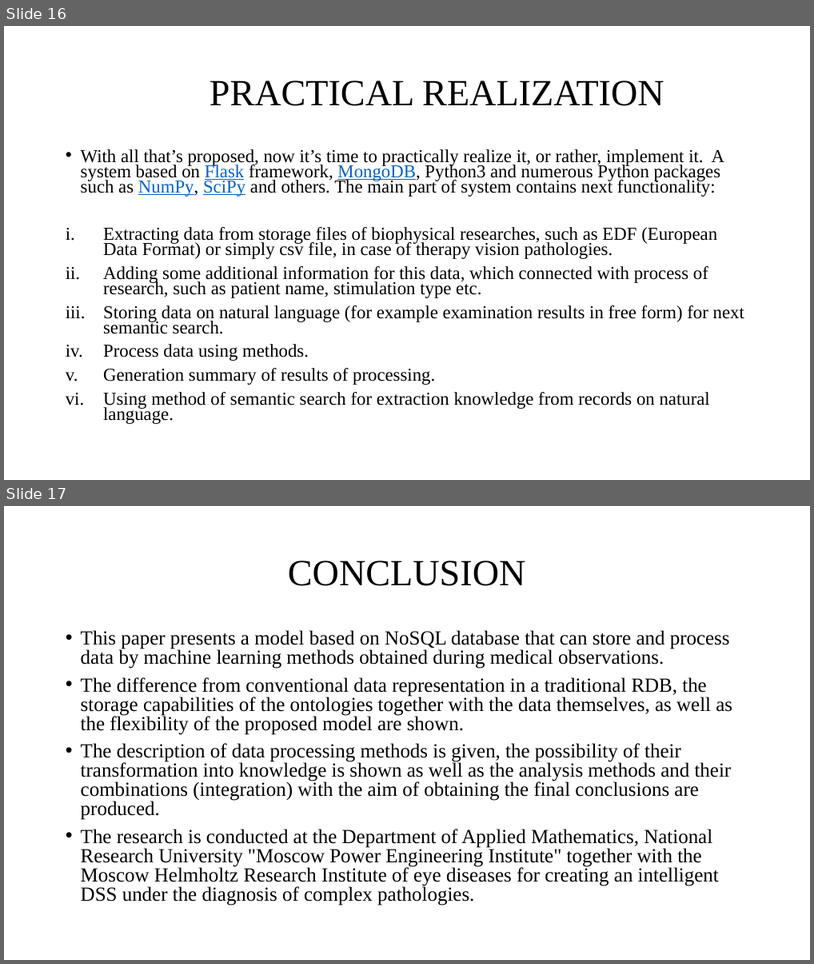
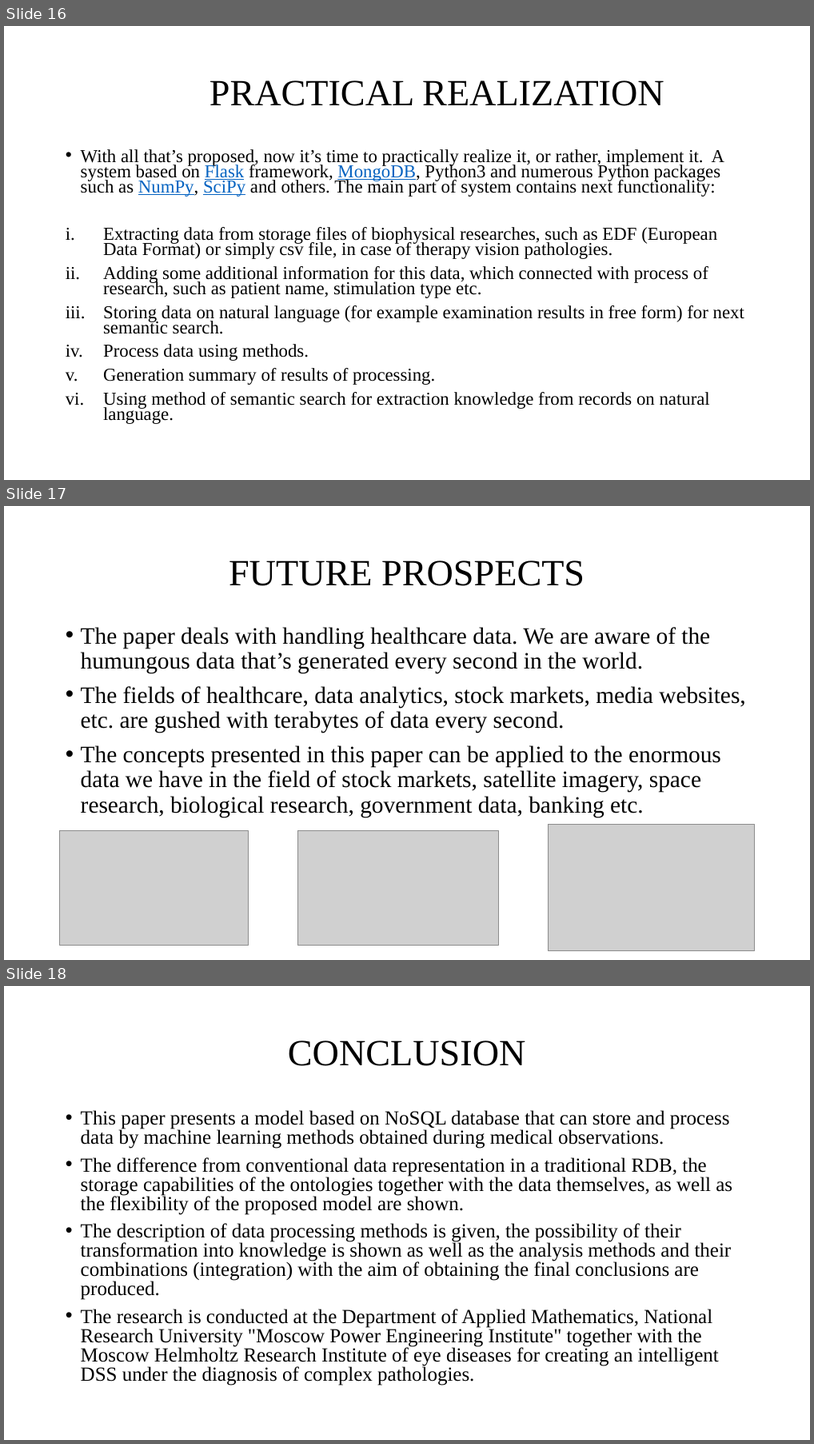
Before and after one commit to arghyadeep99/SYLabWork, a slide deck: RDBMS Lab/1711072-Arghyadeep Das-RDBMS-IA1.pptx. Shown one above the other, each under a label of ours: slides 16 and 17 before the commit, slides 16, 17 and 18 after it. The pictures are 814x964 and 814x1444 pixels, drawn with LibreOffice and Linux fonts; fonts in the diff are those of the drawing; grey boxes stand for pictures; background and template pictures are left out. Boxes give left, top, right and bottom in pixels: in the first picture for what was removed or moved away, otherwise in the second. Text is boxed around its words. In the diff, an @@ line names an element or a change of style, - is before the commit and + after.

```diff
--- a/RDBMS Lab/1711072-Arghyadeep Das-RDBMS-IA1.pptx
+++ b/RDBMS Lab/1711072-Arghyadeep Das-RDBMS-IA1.pptx
@@ slide 17 added at (4, 506, 810, 960), background picture (left out) @@
@@ title added at (229, 560, 585, 586), 44 pt, text #000000 @@
+FUTURE PROSPECTS
@@ text added at (81, 627, 746, 817), 28 pt, text #000000 @@
+• The paper deals with handling healthcare data. We are aware of the humungous data that’s generated every second in the world.
+• The fields of healthcare, data analytics, stock markets, media websites, etc. are gushed with terabytes of data every second.
+• The concepts presented in this paper can be applied to the enormous data we have in the field of stock markets, satellite imagery, space research, biological research, government data, banking etc.
@@ picture added at (60, 830, 249, 944) @@
@@ picture added at (298, 830, 499, 944) @@
@@ picture added at (549, 824, 755, 951) @@
@@ what was slide 17 is now slide 18 @@
```
Also in this commit, not shown: 1 slide changed, 17 other files.
